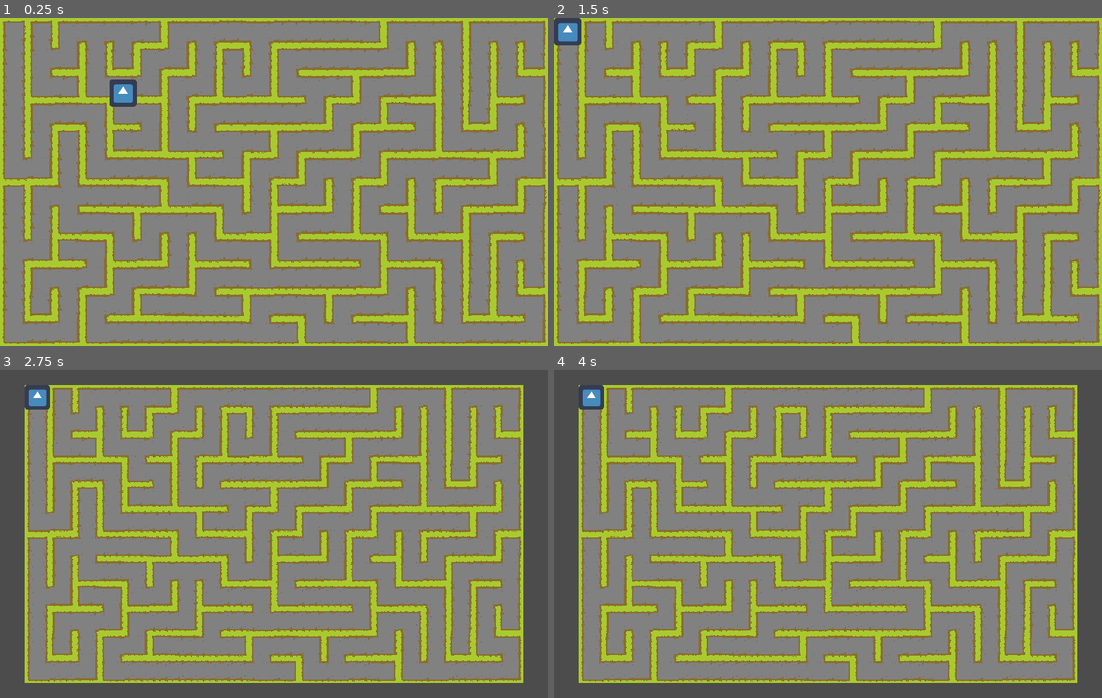
Above: before the commit, frames 1-4 (two rows, left to right).
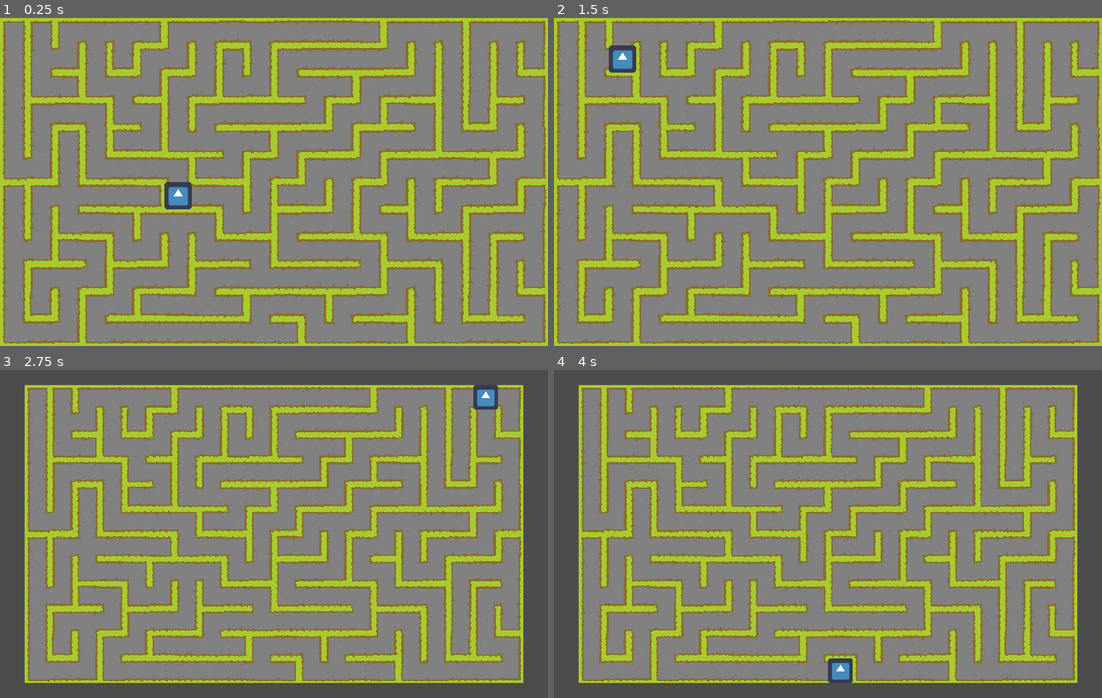
Above: after the commit, the same moments.

Repository: Yemm-Ps1/VideoGam
Game: Godot game, scene res://Maze.tscn
Two runs of this game, one before a commit and one after it. Both use one fixed random seed, a clock stepped at 60 frames per second and the inputs below. The engine's default icon, where the game draws it, is replaced by a stand-in: a white triangle on a blue panel in a dark square.
Inputs (mouse positions are in pixels of both pictures, inside the frame that each line leads up to):
- Up to frame 1 (0.25 s): no input
- Up to frame 2 (1.5 s): tap Enter (ui_accept) at 0.5 s; move the mouse to (948, 165) at 0.52 s; hold Right (ui_right) 0.53-1.25 s; hold Enter (ui_accept) 0.53-1.25 s; click (948, 165) at 0.67 s; drag from (718, 198) to (800, 247) at 1.27 s
- Up to frame 3 (2.75 s): move the mouse to (328, 461) at 2.02 s; hold Right (ui_right) from 2.03 s (still down); hold Enter (ui_accept) from 2.03 s (still down); tap Mouse wheel down (scroll_down) at 2.1 s
- Up to frame 4 (4 s): release Right (ui_right) at 2.75 s; release Enter (ui_accept) at 2.75 s; drag from (800, 599) to (663, 484) at 2.77 s; move the mouse to (992, 583) at 3.52 s; hold Left (ui_left) from 3.53 s (still down); hold Enter (ui_accept) from 3.53 s (still down)

The runs differ from the first frame. In frame 1, 0.8% of the frame differs, in the area x 20-35%, y 18-59%; in frame 2, 0.8%, in the area x 0-15%, y 0-17%; in frame 3, 0.7%; in frame 4, 0.7%.

Commit message:
Player Movement.

Diff:
--- a/Maze.gd
+++ b/Maze.gd
@@ -98,7 +98,6 @@
 
 	unvisited.erase(current)
 
-	var mapTree = []
 	# Al gore rythm (Recursive backtracker)
 	while unvisited:
 
@@ -108,7 +107,7 @@
 		if neighbors.size() > 0: # If there is an unvisited neighbour.
 			var next = neighbors[randi() % neighbors.size()] # Randomly choose one of the potential neighbours.
 			stack.append(current) # Add the current cell to the stack.
-			mapTree.append(current)
+
 			var dir = next - current # Finds the direction of the selected neighbour.
 			var current_walls = Map.get_cellv(current) - cell_walls[dir] # Makes current_walls equal to the current cell minus the direction AKA the new cell.
 			var next_walls = Map.get_cellv(next) - cell_walls[-dir]
@@ -120,8 +119,8 @@
 
 		elif stack:
 			current = stack.pop_back()
+		$Player.tree.append(current)
 
-	$Player.tree = mapTree
 	#erase_walls()
 
 func erase_walls():
--- a/Maze.tscn
+++ b/Maze.tscn
@@ -1,9 +1,12 @@
-[gd_scene load_steps=5 format=2]
+[gd_scene load_steps=6 format=2]
 
 [ext_resource path="res://road_tiles.tres" type="TileSet" id=1]
 [ext_resource path="res://Maze.gd" type="Script" id=2]
 [ext_resource path="res://Player.gd" type="Script" id=3]
 [ext_resource path="res://icon.png" type="Texture" id=4]
+
+[sub_resource type="RectangleShape2D" id=1]
+extents = Vector2( 32, 32 )
 
 [node name="Maze" type="Node2D"]
 script = ExtResource( 2 )
@@ -17,16 +20,16 @@
 [node name="Camera2D" type="Camera2D" parent="."]
 current = true
 
-[node name="Player" type="Node2D" parent="."]
-position = Vector2( 255.302, 143.556 )
+[node name="Player" type="Area2D" parent="."]
 script = ExtResource( 3 )
 __meta__ = {
 "_edit_group_": true,
 "_edit_lock_": true
 }
-speed = 50
 
 [node name="icon" type="Sprite" parent="Player"]
 texture = ExtResource( 4 )
-centered = false
-[connection signal="continue_signal" from="." to="Player" method="continue_signal"]
+
+[node name="CollisionShape2D" type="CollisionShape2D" parent="Player"]
+shape = SubResource( 1 )
+[connection signal="continue_signal" from="." to="Player" method="_on_Maze_continue_signal"]
--- a/Player.gd
+++ b/Player.gd
@@ -1,24 +1,29 @@
-extends Node2D
+extends Area2D
 
-export var speed = 100
+var tree = []
+var tile_size = 64
 
-var tree = {}
-var moving = false
+var i = 0
+var inputs = {"ui_right": Vector2.RIGHT,
+			"ui_left": Vector2.LEFT,
+			"ui_up": Vector2.UP,
+			"ui_down": Vector2.DOWN}
 
-#func _ready():
-
-
-#func _process(delta):
+func _ready():
+	position = position.snapped(Vector2.ONE * tile_size)
+	position += Vector2.ONE * tile_size/2
 
 
 
+func move(dir):
+	position += inputs[dir] * tile_size
 
 
-func continue_signal():
-	var velocity = Vector2()
-	var i = 0
-	position = Vector2.ZERO
-	var distance = position.distance_to(tree[i])
-	print(distance)
-	if position == tree[i]:
-		i+= 1
+#func _on_Maze_continue_signal():
+func _process(delta):
+	i += 1
+	if i >= tree.size(): return
+	print(tree[i])
+	position = tree[i] * tile_size
+	position += Vector2.ONE * tile_size/2
+	yield(get_tree(), 'idle_frame')
